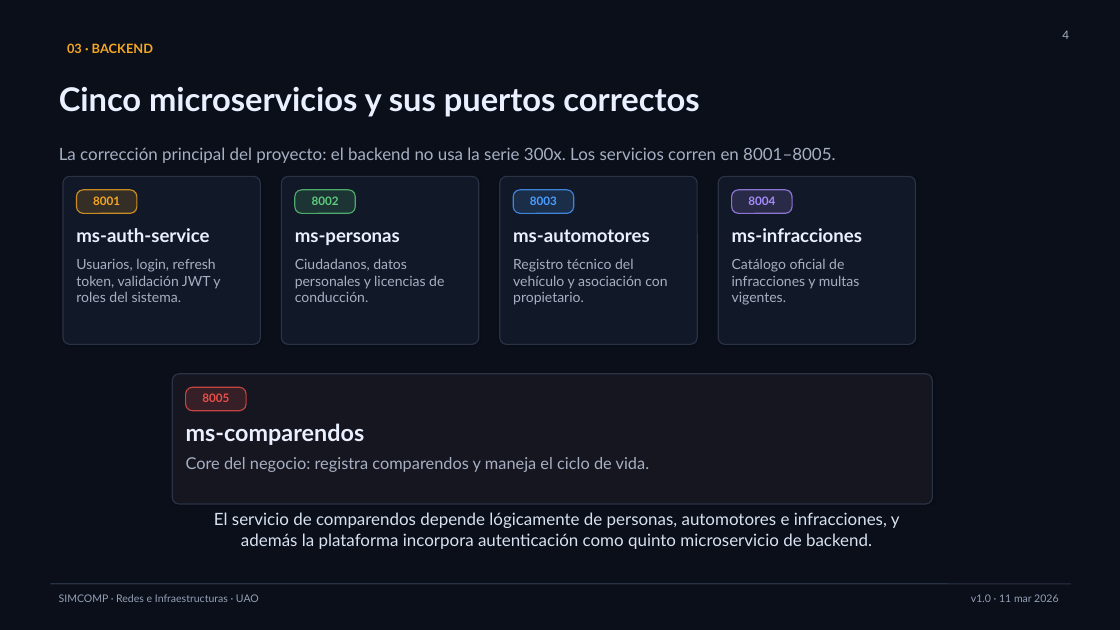
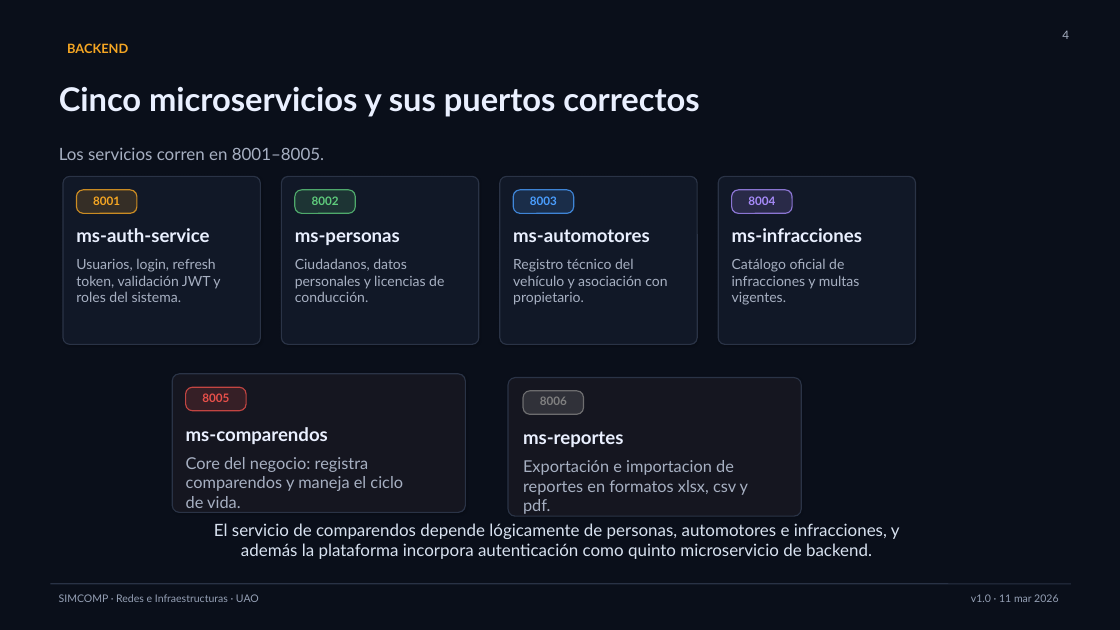
Before and after one commit to driosoft-pro/simcomp, a slide deck: slide 4 of docs/SIMCOMP.pptx. Drawn at 1120x630 pixels with LibreOffice and Linux fonts; fonts in the diff are those of the drawing. Boxes give left, top, right and bottom in pixels: in the first picture for what was removed or moved away, otherwise in the second. Text is boxed around its words. In the diff, an @@ line names an element or a change of style, - is before the commit and + after.

```diff
--- a/docs/SIMCOMP.pptx
+++ b/docs/SIMCOMP.pptx
@@ text at (67, 43, 128, 53): text changed @@
-03 · BACKEND
+BACKEND
@@ text at (59, 147, 324, 160): text changed @@
-La corrección principal del proyecto: el backend no usa la serie 300x. Los servicios corren en 8001–8005.
+Los servicios corren en 8001–8005.
@@ rounded rectangle: place and size @@
-rounded rectangle at (172, 374, 933, 504)
+rounded rectangle at (172, 374, 465, 513)
@@ rounded rectangle added at (508, 378, 802, 517), fill #151620, outline #2A3346 1 pt @@
@@ rounded rectangle added at (523, 391, 584, 414), fill #BFBFBF at 16% opacity, outline #808080 1 pt @@
@@ text added at (540, 397, 567, 405), 10 pt, text #808080, bold @@
+8006
@@ text "ms-comparendos" at (186, 427, 328, 444): size 20 to 16 pt @@
@@ text added at (523, 431, 623, 447), 16 pt, text #EAF0FF, bold @@
+ms-reportes
@@ text "Core del negocio: registra comparendos ..." rewrapped from (186, 457, 650, 472) to (186, 457, 403, 508) @@
@@ text added at (523, 460, 748, 495), 14 pt, text #A7B0C2 @@
+Exportación e importacion de reportes en formatos xlsx, csv y pdf.
@@ text "El servicio de comparendos depende ...": place and size @@
-text "El servicio de comparendos depende ..." at (214, 512, 900, 549)
+text "El servicio de comparendos depende ..." at (214, 523, 900, 559)
```
Also in this commit, not shown: 9 other slides changed, 15 other files.
